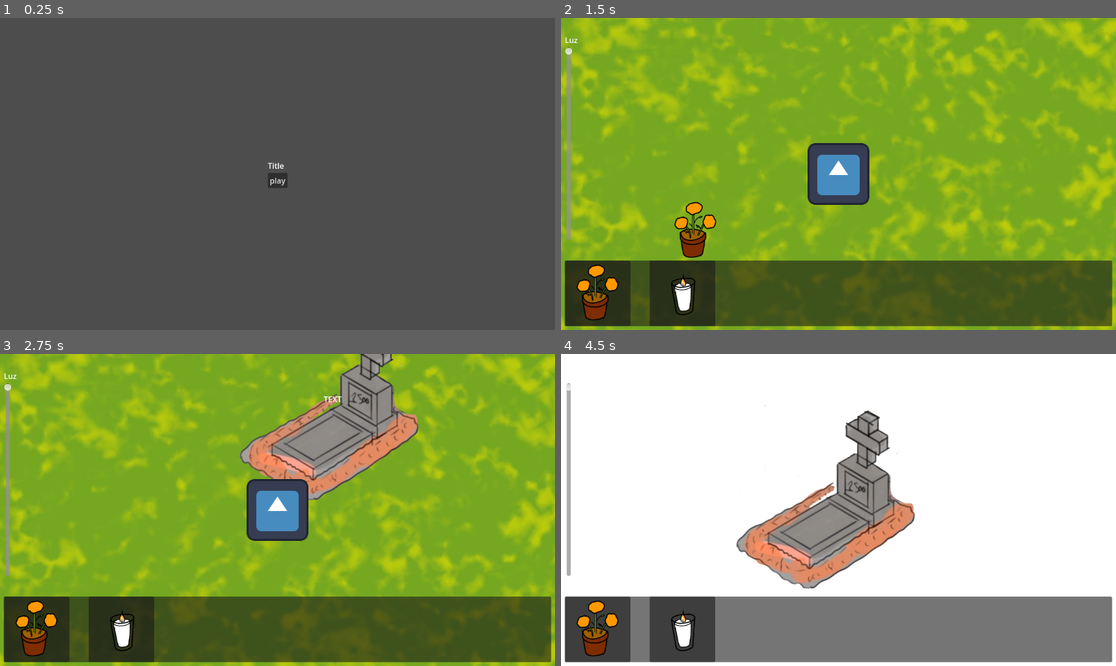
Above: before the commit, frames 1-4 (two rows, left to right).
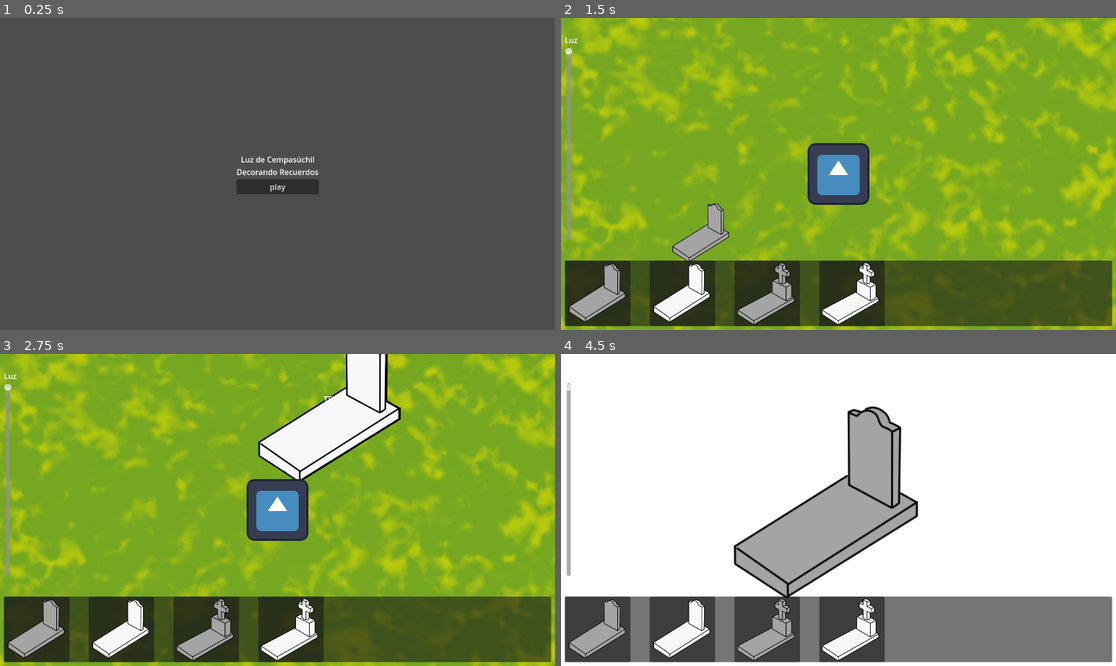
Above: after the commit, the same moments.

Repository: M0G1WARA/game-jam-2025
Game: Godot game, scene res://Scenes/MainMenu/main_menu.tscn
Same seed, same stepped clock (60 frames per second), same inputs: the game is played once before the commit and once after it. The engine's default icon, where the game draws it, is replaced by a stand-in: a white triangle on a blue panel in a dark square.
Inputs (mouse positions are in pixels of both pictures, inside the frame that each line leads up to):
- Up to frame 1 (0.25 s): no input
- Up to frame 2 (1.5 s): click "play" at 0.5 s; tap Enter (ui_accept) at 1.25 s; drag from (599, 292) to (894, 105) at 1.27 s
- Up to frame 3 (2.75 s): drag from (122, 628) to (333, 441) at 2.02 s
- Up to frame 4 (4.5 s): move the mouse to (894, 441) at 2.77 s; hold Right (ui_right) 2.78-3.5 s; click (894, 441) at 2.92 s; drag from (810, 572) to (755, 441) at 3.52 s; tap Enter (ui_accept) at 4.25 s; move the mouse to (1005, 556) at 4.27 s; hold Left (ui_left) from 4.28 s (still down); click (1005, 556) at 4.42 s

The runs differ from the first frame. In frame 1, 1.0% of the frame differs, in the area x 42-58%, y 44-57%; in frame 2, 7.9%; in frame 3, 14%; in frame 4, 16%, in the area x 1-65%, y 16-99%.

Commit message:
Update graves

Diff:
--- a/Scenes/Decoration/decoration.gd
+++ b/Scenes/Decoration/decoration.gd
@@ -14,7 +14,7 @@
 
 func clear_objects():
 	for child in get_children():
-		if child.name == "ColorRect" or child.name == "Grave":
+		if child.name == "ColorRect" or child.name == "Graves":
 			continue
 		child.queue_free()
 
@@ -23,7 +23,7 @@
 		return
 	instanced_children[current_id] = []
 	for child in get_children():
-		if child.name == "ColorRect" or child.name == "Grave":
+		if child.name == "ColorRect" or child.name == "Graves":
 			continue
 		instanced_children[current_id].append([child.position, child.get_image_id()])
 
--- a/Scenes/Decoration/decoration.tscn
+++ b/Scenes/Decoration/decoration.tscn
@@ -1,7 +1,7 @@
 [gd_scene load_steps=3 format=3 uid="uid://c0a6tiepq1tuq"]
 
 [ext_resource type="Script" uid="uid://dlkmpf0uqrwqg" path="res://Scenes/Decoration/decoration.gd" id="1_4ki4x"]
-[ext_resource type="Texture2D" uid="uid://bthjlrrs7afg1" path="res://Assets/Images/grave.png" id="2_8mlsl"]
+[ext_resource type="Texture2D" uid="uid://cmbrhy6nimsqx" path="res://Assets/Images/graves.png" id="2_8mlsl"]
 
 [node name="Decoration" type="Node2D"]
 script = ExtResource("1_4ki4x")
@@ -18,9 +18,12 @@
 grow_horizontal = 2
 grow_vertical = 2
 
-[node name="Grave" type="Sprite2D" parent="."]
-position = Vector2(569, 312)
+[node name="Graves" type="Sprite2D" parent="."]
+position = Vector2(520, 295)
+scale = Vector2(1.3, 1.3)
 texture = ExtResource("2_8mlsl")
+hframes = 2
+vframes = 2
 
 [node name="Camera2D" type="Camera2D" parent="."]
 position = Vector2(577, 325)
--- a/Scenes/Grave/grave.gd
+++ b/Scenes/Grave/grave.gd
@@ -23,3 +23,9 @@
 	if event.is_action_pressed("ui_accept") and player_inside:
 		var data = {"id": object_id}
 		get_parent().get_parent().decoration_show(data)
+
+func assign_image_by_id(texture_id: int):
+	if texture_id <= 4:
+		$Graves.frame = texture_id
+	else:
+		print("Error: ID de textura '", texture_id, "' fuera de rango.")
--- a/Scenes/Grave/grave.tscn
+++ b/Scenes/Grave/grave.tscn
@@ -1,7 +1,7 @@
 [gd_scene load_steps=5 format=3 uid="uid://cmubliqqowr7d"]
 
 [ext_resource type="Script" uid="uid://db3t14u60j2xi" path="res://Scenes/Grave/grave.gd" id="1_hnudw"]
-[ext_resource type="Texture2D" uid="uid://bthjlrrs7afg1" path="res://Assets/Images/grave.png" id="2_hnudw"]
+[ext_resource type="Texture2D" uid="uid://cmbrhy6nimsqx" path="res://Assets/Images/graves.png" id="2_hnudw"]
 
 [sub_resource type="RectangleShape2D" id="RectangleShape2D_hnudw"]
 
@@ -20,9 +20,11 @@
 scale = Vector2(20, 20)
 shape = SubResource("CircleShape2D_jjkqu")
 
-[node name="Grave" type="Sprite2D" parent="."]
-position = Vector2(12, -53)
+[node name="Graves" type="Sprite2D" parent="."]
+position = Vector2(-29, -78)
 texture = ExtResource("2_hnudw")
+hframes = 2
+vframes = 2
 
 [node name="Label" type="Label" parent="."]
 visible = false
--- a/Scenes/HUD/hud.gd
+++ b/Scenes/HUD/hud.gd
@@ -3,23 +3,12 @@
 @export var is_horizontal: bool = true
 const OBJECT_PANEL_SCENE = preload("res://Scenes/ObjectPanel/object_panel.tscn")
 
-var panel_data_h = [
-	{
-		"scene_to_instance": preload("res://Scenes/Grave/grave.tscn"),
-	},
-	{
-		"scene_to_instance": preload("res://Scenes/Grave/grave.tscn"),
-	},
-]
 
-var panel_data_v = [
-	{
-		"scene_to_instance": preload("res://Scenes/Object/object.tscn"),
-	},
-	{
-		"scene_to_instance": preload("res://Scenes/Object/object.tscn"),
-	},
-]
+var scene_to_instance_grave = preload("res://Scenes/Grave/grave.tscn")
+var graves = 4
+
+var scene_to_instance_object = preload("res://Scenes/Object/object.tscn")
+var objects = 2
 
 @onready var flow_containerH = $MarginContainer/HPanel/FlowContainer
 @onready var flow_containerV = $MarginContainer/VPanel/FlowContainer
@@ -49,18 +38,16 @@
 		$MarginContainer/BackButton.show()
 
 func create_object_panels():
-	for i in range(panel_data_h.size()):
+	for i in range(graves):
 		var new_panel = OBJECT_PANEL_SCENE.instantiate()
-		var data = panel_data_h[i]
 		new_panel.frame_index = i
-		new_panel.scene_to_instance = data.scene_to_instance
+		new_panel.scene_to_instance = scene_to_instance_grave
 		flow_containerH.add_child(new_panel)
 
-	for i in range(panel_data_v.size()):
+	for i in range(objects):
 		var new_panel = OBJECT_PANEL_SCENE.instantiate()
 		new_panel.frame_index = i
-		var data = panel_data_v[i]
-		new_panel.scene_to_instance = data.scene_to_instance
+		new_panel.scene_to_instance = scene_to_instance_object
 		flow_containerV.add_child(new_panel)
 
 
--- a/Scenes/MainMenu/main_menu.tscn
+++ b/Scenes/MainMenu/main_menu.tscn
@@ -27,7 +27,9 @@
 
 [node name="Label" type="Label" parent="VBoxContainer"]
 layout_mode = 2
-text = "Title"
+text = "Luz de Cempasúchil
+Decorando Recuerdos"
+horizontal_alignment = 1
 
 [node name="Button" type="Button" parent="VBoxContainer"]
 layout_mode = 2
--- a/Scenes/ObjectPanel/object_panel.gd
+++ b/Scenes/ObjectPanel/object_panel.gd
@@ -8,8 +8,16 @@
 
 
 func _ready():
-	$Elements.frame = frame_index
-	preview = $Elements.duplicate()
+	if get_parent().get_parent().name == "HPanel":
+		$Graves.show()
+		$Graves.frame = frame_index
+		preview = $Graves.duplicate()
+
+	else:
+		$Elements.show()
+		$Elements.frame = frame_index
+		preview = $Elements.duplicate()
+
 	add_child(preview)
 	preview.visible = false
 
@@ -26,6 +34,7 @@
 					var new_instance = scene_to_instance.instantiate()
 					if get_parent().get_parent().name == "HPanel":
 						new_instance.global_position = get_viewport().get_canvas_transform().affine_inverse() * get_viewport().get_mouse_position()
+						new_instance.assign_image_by_id(frame_index)
 						get_parent().get_parent().get_parent().get_parent().get_parent().get_node("Node2D").add_child(new_instance)
 					else:
 						new_instance.global_position = get_global_mouse_position()
--- a/Scenes/ObjectPanel/object_panel.tscn
+++ b/Scenes/ObjectPanel/object_panel.tscn
@@ -1,6 +1,7 @@
-[gd_scene load_steps=3 format=3 uid="uid://dlful4wtjgk0l"]
+[gd_scene load_steps=4 format=3 uid="uid://dlful4wtjgk0l"]
 
 [ext_resource type="Script" uid="uid://b33q3jqv705jl" path="res://Scenes/ObjectPanel/object_panel.gd" id="1_yenqj"]
+[ext_resource type="Texture2D" uid="uid://cmbrhy6nimsqx" path="res://Assets/Images/graves.png" id="3_c4w30"]
 [ext_resource type="Texture2D" uid="uid://badv2qwkjdhjk" path="res://Assets/Images/elements.png" id="3_yenqj"]
 
 [node name="ObjectPanel" type="Panel"]
@@ -10,10 +11,19 @@
 script = ExtResource("1_yenqj")
 
 [node name="Elements" type="Sprite2D" parent="."]
+visible = false
 position = Vector2(70.00001, 68)
 scale = Vector2(0.7, 0.7)
 texture = ExtResource("3_yenqj")
 hframes = 8
 vframes = 4
 
+[node name="Graves" type="Sprite2D" parent="."]
+visible = false
+position = Vector2(58, 63)
+scale = Vector2(0.4, 0.4)
+texture = ExtResource("3_c4w30")
+hframes = 2
+vframes = 2
+
 [connection signal="gui_input" from="." to="." method="_on_gui_input"]
Binary file removed: Assets/Images/flor.png
Binary file removed: Assets/Images/grave.png
Not shown, removed: Assets/Images/grave.png.import
Binary file added: Assets/Images/graves.png
Not shown, changed: Assets/Images/graves.png.import
